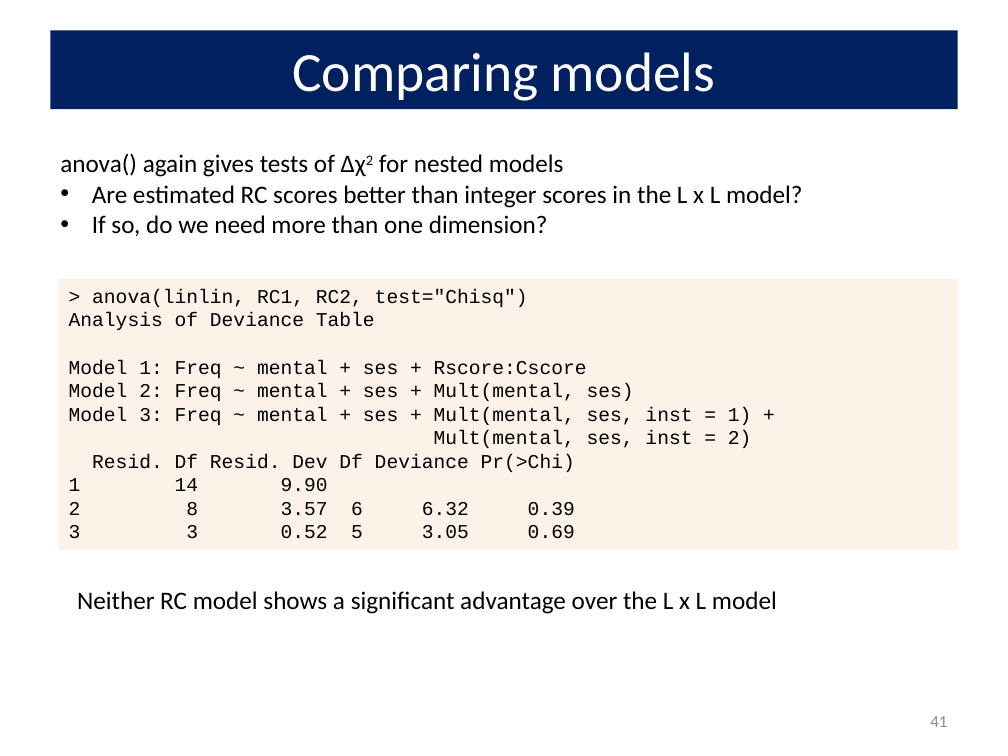
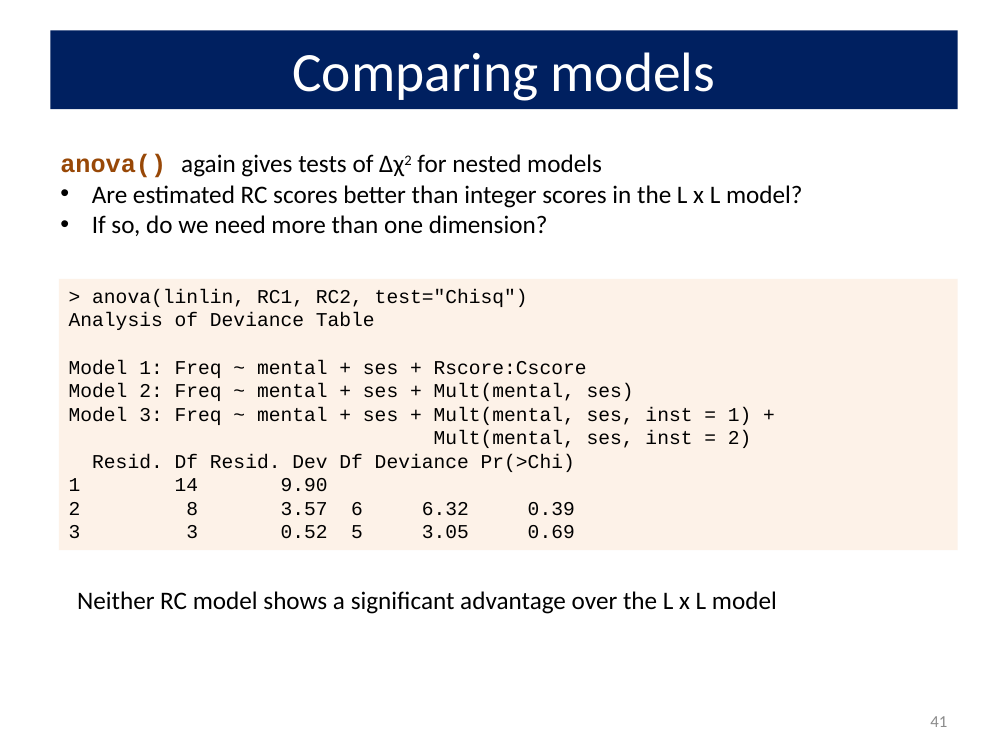
Before and after one commit to friendly/psy6136, a slide deck: slide 41 of lectures/08-Loglin2.pptx. Drawn at 1008x756 pixels with LibreOffice and Linux fonts; fonts in the diff are those of the drawing. Boxes give left, top, right and bottom in pixels: in the first picture for what was removed or moved away, otherwise in the second. Text is boxed around its words. In the diff, an @@ line names an element or a change of style, - is before the commit and + after.

```diff
--- a/lectures/08-Loglin2.pptx
+++ b/lectures/08-Loglin2.pptx
@@ text at box(60, 154, 602, 178): font Calibri to Courier New, text colour #000000 to #984807, bold on in "anova()" @@
```
Also in this commit, not shown: 14 other slides changed, 6 other files.
